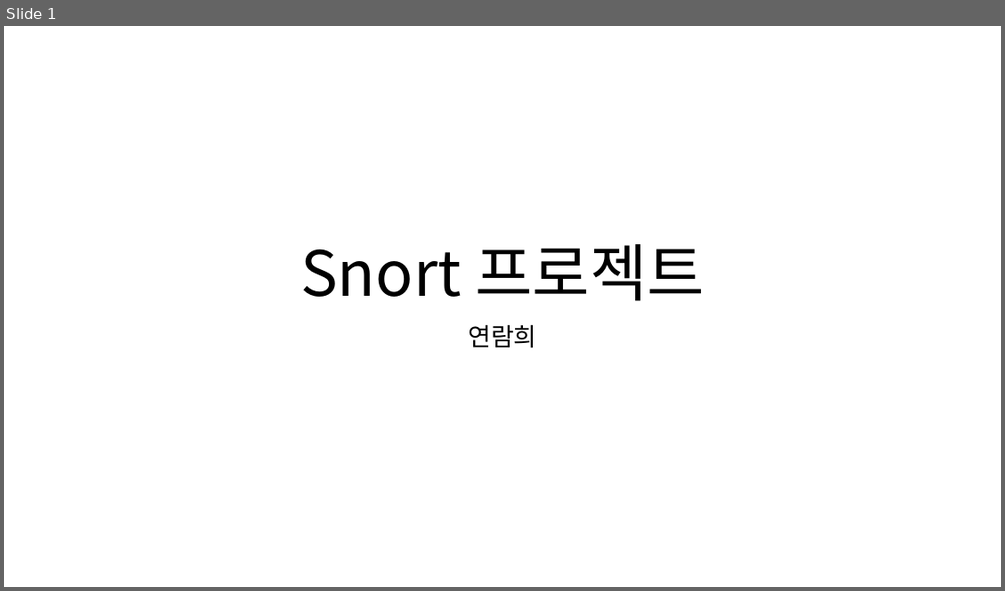
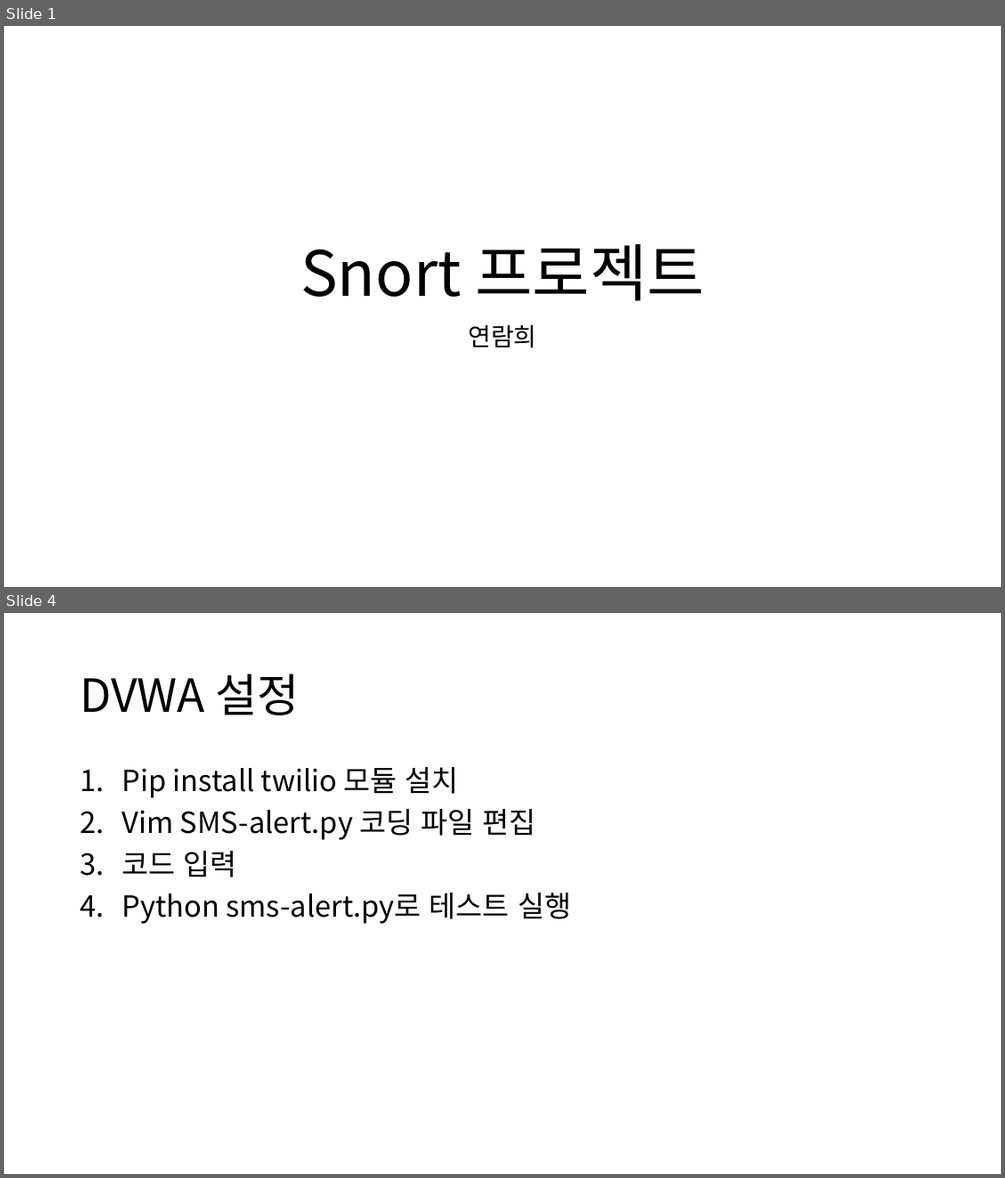
Before and after one commit to ramieeee/self_learning, a slide deck: semi_projects/보안탐지 및 SMS 알람/snort 프로젝트.pptx. Shown one above the other, each under a label of ours: slide 1 before the commit, slides 1 and 4 after it; the slides between them are not shown. The pictures are 1005x591 and 1005x1178 pixels, drawn with LibreOffice and Linux fonts; fonts in the diff are those of the drawing. Boxes give left, top, right and bottom in pixels: in the first picture for what was removed or moved away, otherwise in the second. Text is boxed around its words. In the diff, an @@ line names an element or a change of style, - is before the commit and + after.

```diff
--- a/semi_projects/보안탐지 및 SMS 알람/snort 프로젝트.pptx
+++ b/semi_projects/보안탐지 및 SMS 알람/snort 프로젝트.pptx
@@ slide 4 added at box(4, 613, 1001, 1174), background #FFFFFF @@
@@ title added at box(80, 674, 299, 715), 44 pt, text #000000 @@
+DVWA 설정
@@ text added at box(122, 767, 571, 924), 28 pt, text #000000 @@
+1. Pip install twilio 모듈 설치
+2. Vim SMS-alert.py 코딩 파일 편집
+3. 코드 입력
+4. Python sms-alert.py로 테스트 실행
```
Also in this commit, not shown: 4 other slides added, 2 slides removed.
